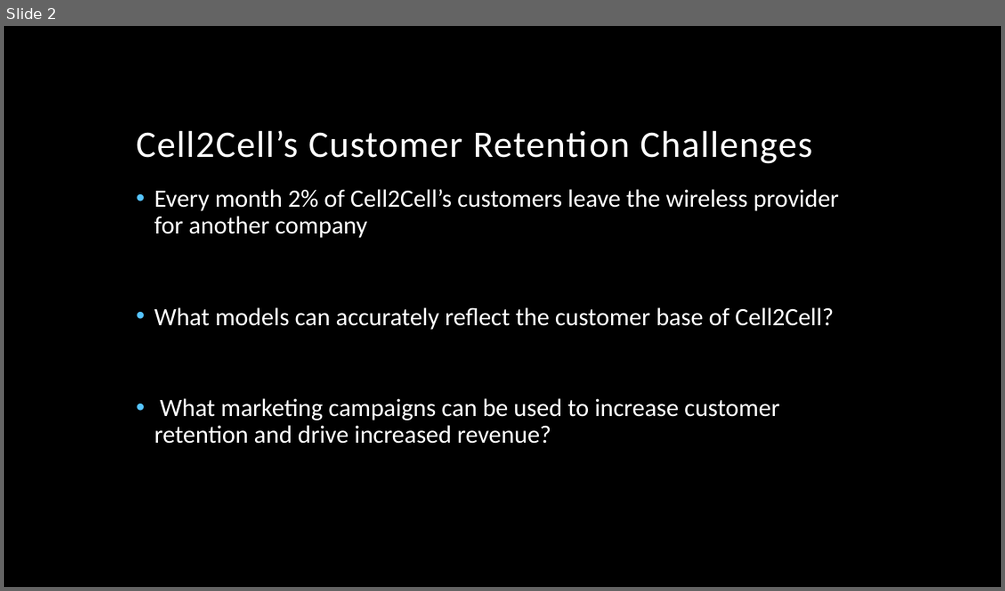
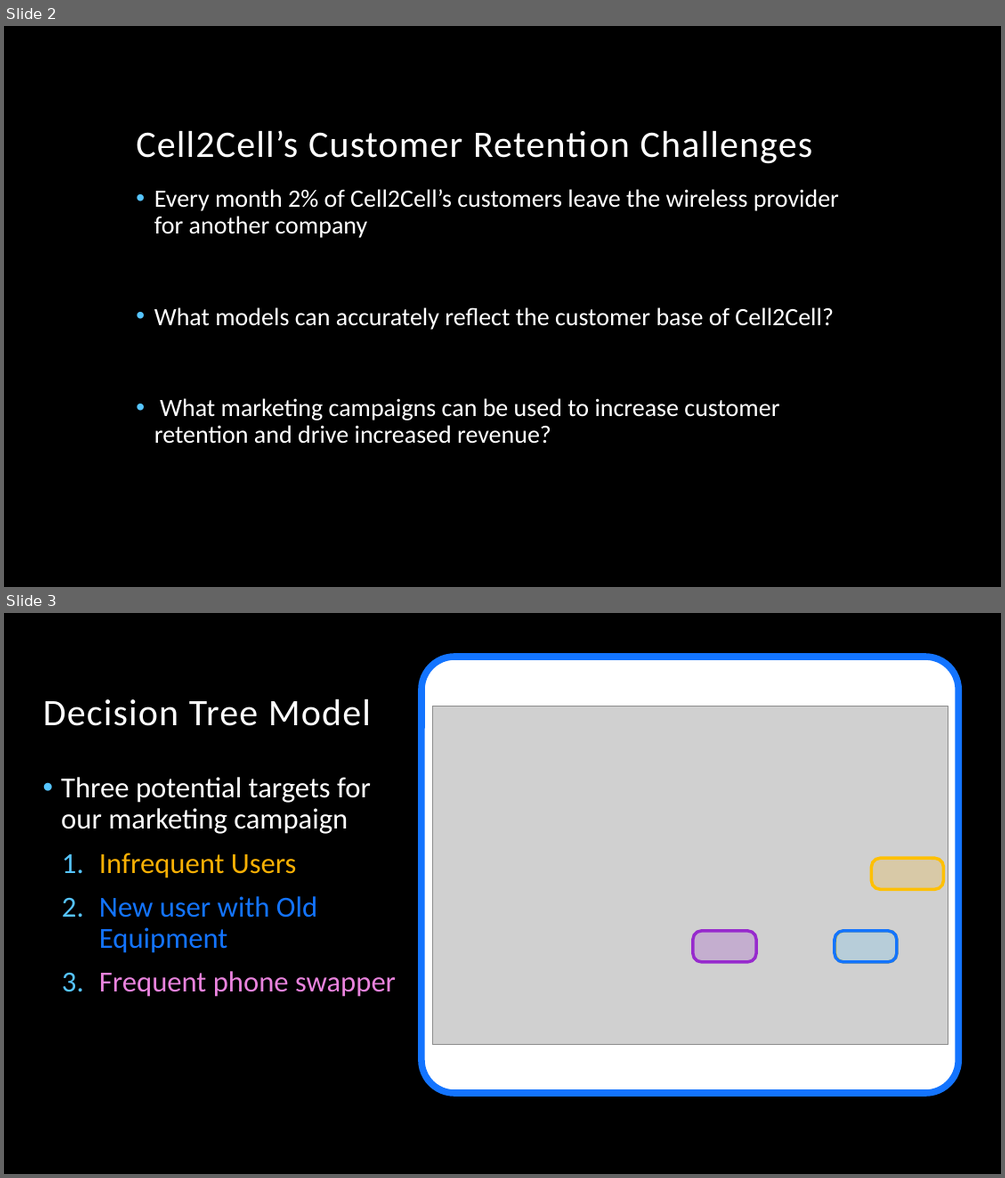
Before and after one commit to Oldyeller89/M_A_HW_Git, a slide deck: Assignment7/Group2_Presentation_Cell2CellPart2.pptx. Shown one above the other, each under a label of ours: slide 2 before the commit, slides 2 and 3 after it. The pictures are 1005x591 and 1005x1178 pixels, drawn with LibreOffice and Linux fonts; fonts in the diff are those of the drawing; grey boxes stand for pictures; background and template pictures are left out. Boxes give left, top, right and bottom in pixels: in the first picture for what was removed or moved away, otherwise in the second. Text is boxed around its words. In the diff, an @@ line names an element or a change of style, - is before the commit and + after.

```diff
--- a/Assignment7/Group2_Presentation_Cell2CellPart2.pptx
+++ b/Assignment7/Group2_Presentation_Cell2CellPart2.pptx
@@ slide 3 added at [4,613,1001,1174], background picture (left out) @@
@@ title added at [43,699,371,726], 36 pt, text #FFFFFF @@
+Decision Tree Model
@@ text added at [61,777,396,997], 28 pt, text #FFFFFF @@
+• Three potential targets for our marketing campaign
+  1. Infrequent Users
+  2. New user with Old Equipment
+  3. Frequent phone swapper
@@ group added at [421,657,958,1093]: 5 rounded rectangles, 1 picture @@
```
Also in this commit, not shown: 3 slides changed, 4 other files.
